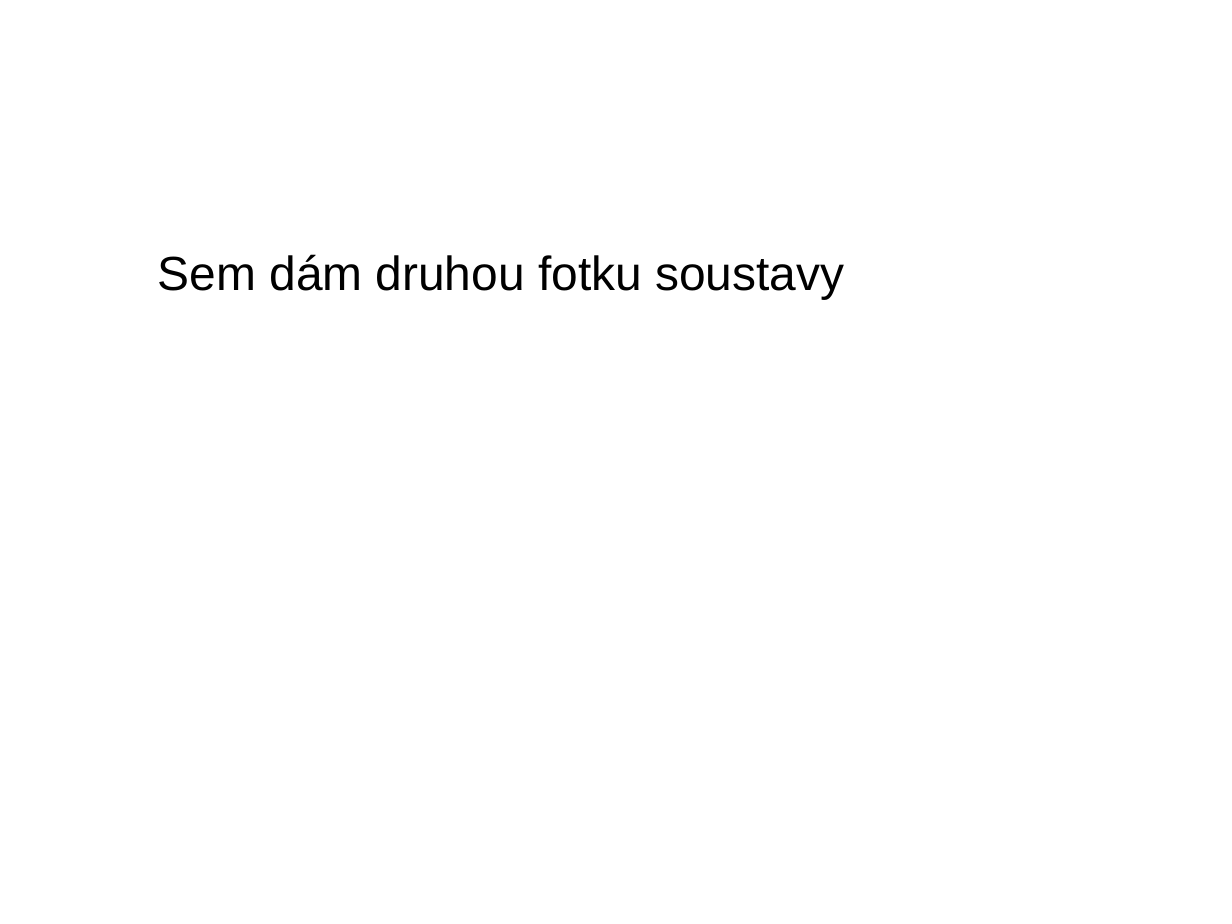
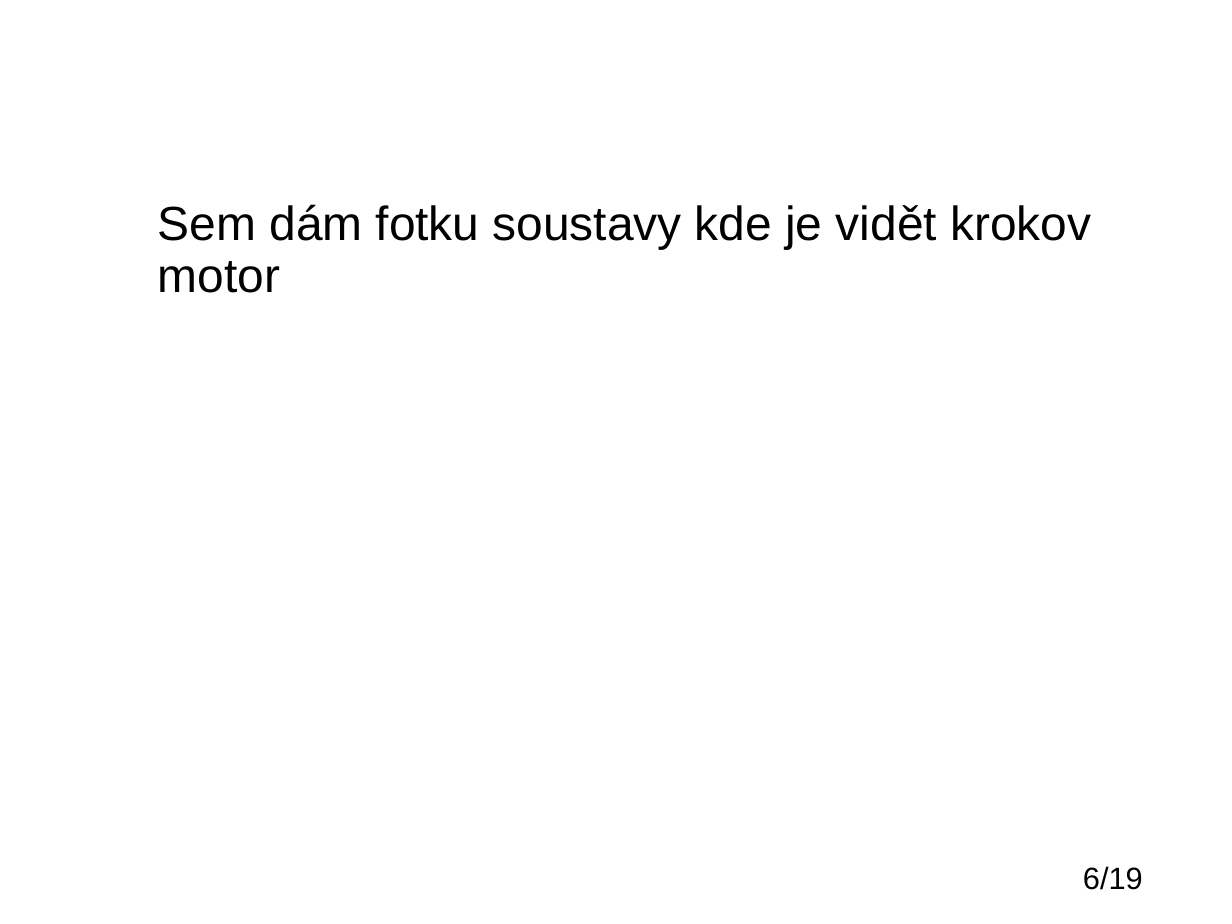
Before and after one commit to IronKnee22/Bakalarka, a slide deck: slide 6 of Obhajoba_darsamar.pptx (slide 7 before the commit). Drawn at 1232x924 pixels with LibreOffice and Linux fonts; fonts in the diff are those of the drawing; background and template pictures are left out. Boxes give left, top, right and bottom in pixels: in the first picture for what was removed or moved away, otherwise in the second. Text is boxed around its words. In the diff, an @@ line names an element or a change of style, - is before the commit and + after.

```diff
--- a/Obhajoba_darsamar.pptx
+++ b/Obhajoba_darsamar.pptx
@@ title at [158, 204, 1091, 293]: text changed @@
-Sem dám druhou fotku soustavy
+Sem dám fotku soustavy kde je vidět krokov motor
@@ page number added at [1083, 866, 1143, 890], 18 pt, text #000000 @@
+6/19
```
Also in this commit, not shown: 11 other slides changed, 6 slides added, 8 slides removed.
